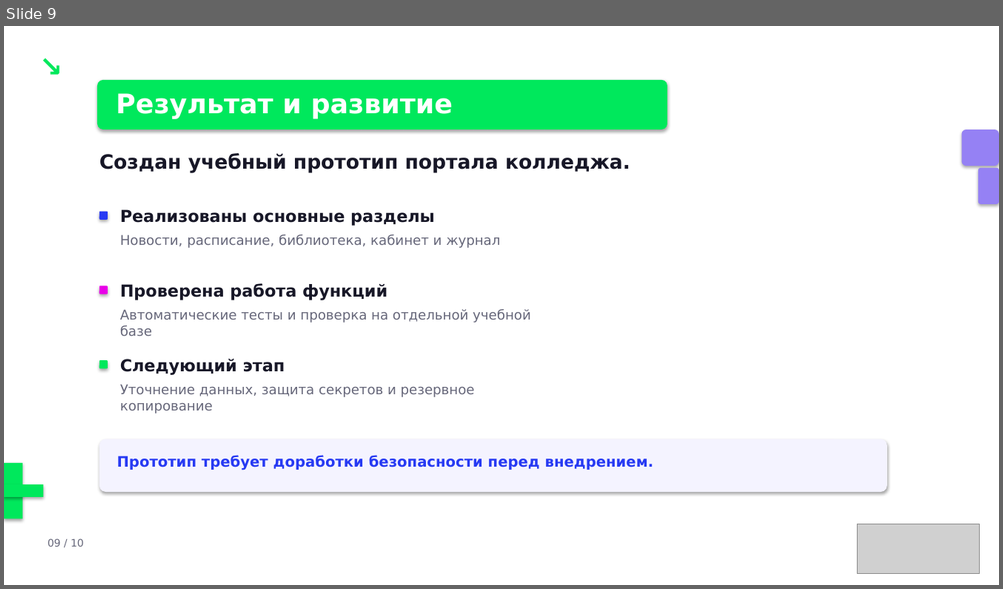
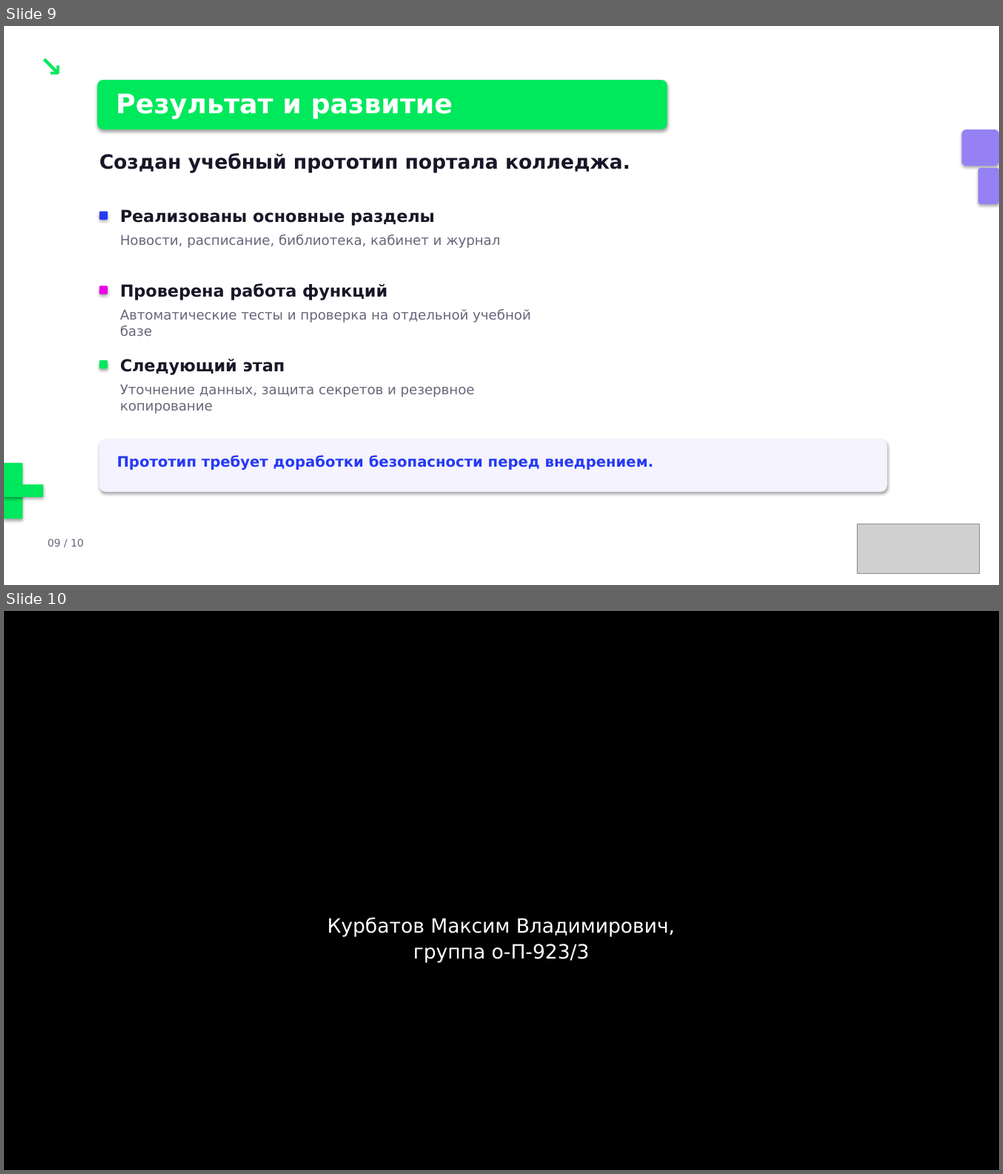
Before and after one commit to Britva52/ElectronicJournal, a slide deck: presentation/portal-presentation.pptx. Shown one above the other, each under a label of ours: slide 9 before the commit, slides 9 and 10 after it. The pictures are 1003x589 and 1003x1174 pixels, drawn with LibreOffice and Linux fonts; fonts in the diff are those of the drawing; grey boxes stand for pictures; background and template pictures are left out. Boxes give left, top, right and bottom in pixels: in the first picture for what was removed or moved away, otherwise in the second. Text is boxed around its words. In the diff, an @@ line names an element or a change of style, - is before the commit and + after.

```diff
--- a/presentation/portal-presentation.pptx
+++ b/presentation/portal-presentation.pptx
@@ slide 10 added at [4, 611, 999, 1170], background picture (left out) @@
@@ rectangle added at [247, 906, 755, 965], fill #000000 @@
@@ text added at [327, 917, 674, 937], 19 pt, text #FFFFFF @@
+Курбатов Максим Владимирович,
@@ text added at [413, 944, 589, 963], 19 pt, text #FFFFFF @@
+группа о-П-923/3
```
Also in this commit, not shown: 1 slide changed, 1 slide removed, 1 other file.
